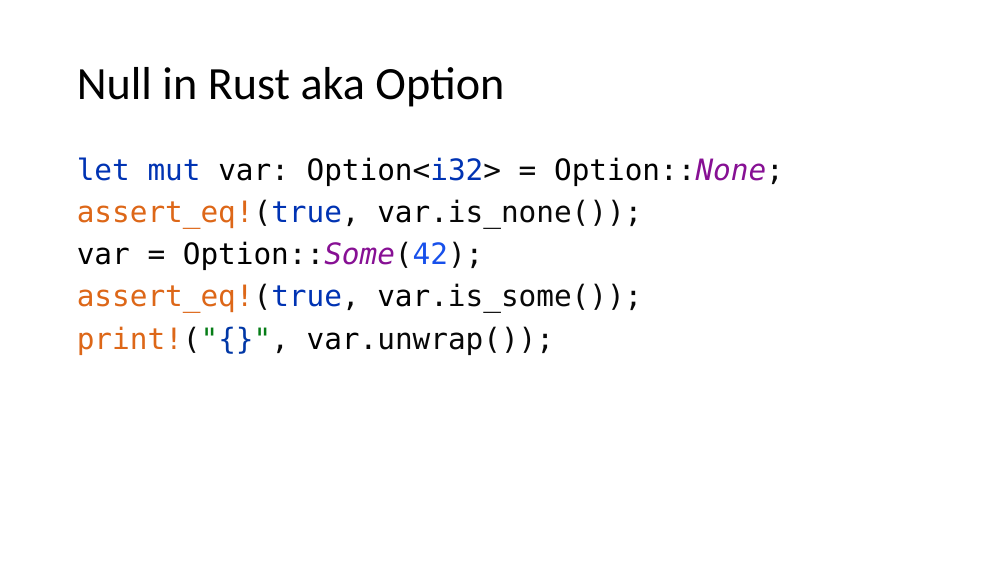
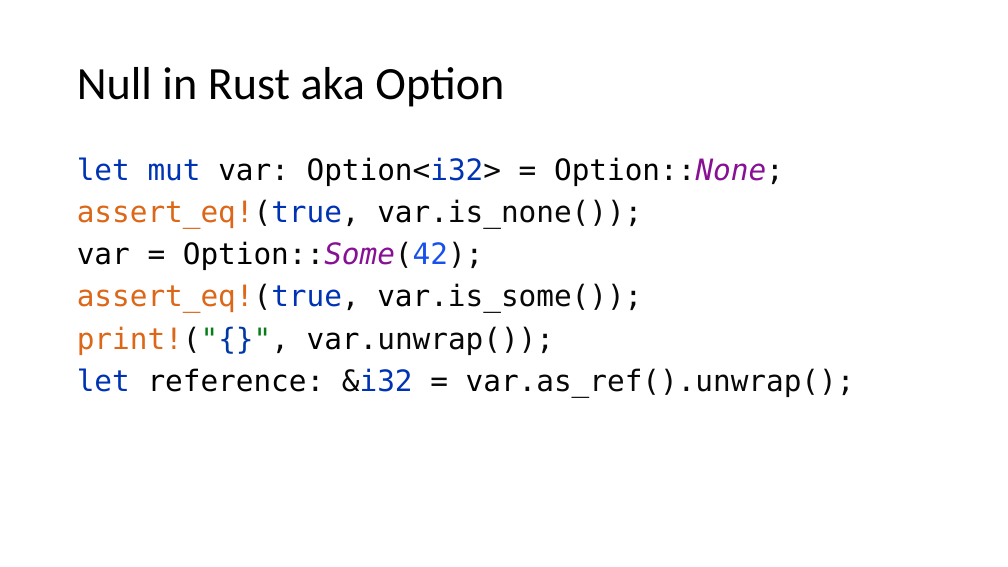
Before and after one commit to kugushev/course-rust-basics, a slide deck: slide 6 of src/05-SmartPointers/05-SmartPointers.pptx (slide 2 before the commit). Drawn at 1008x567 pixels with LibreOffice and Linux fonts; fonts in the diff are those of the drawing. Boxes give left, top, right and bottom in pixels: in the first picture for what was removed or moved away, otherwise in the second. Text is boxed around its words. In the diff, an @@ line names an element or a change of style, - is before the commit and + after.

```diff
--- a/src/05-SmartPointers/05-SmartPointers.pptx
+++ b/src/05-SmartPointers/05-SmartPointers.pptx
@@ text at (77,368,855,397): paragraph added @@
+let reference: &i32 = var.as_ref().unwrap();
```
Also in this commit, not shown: 3 other slides changed, 8 slides added, 1 other file.
